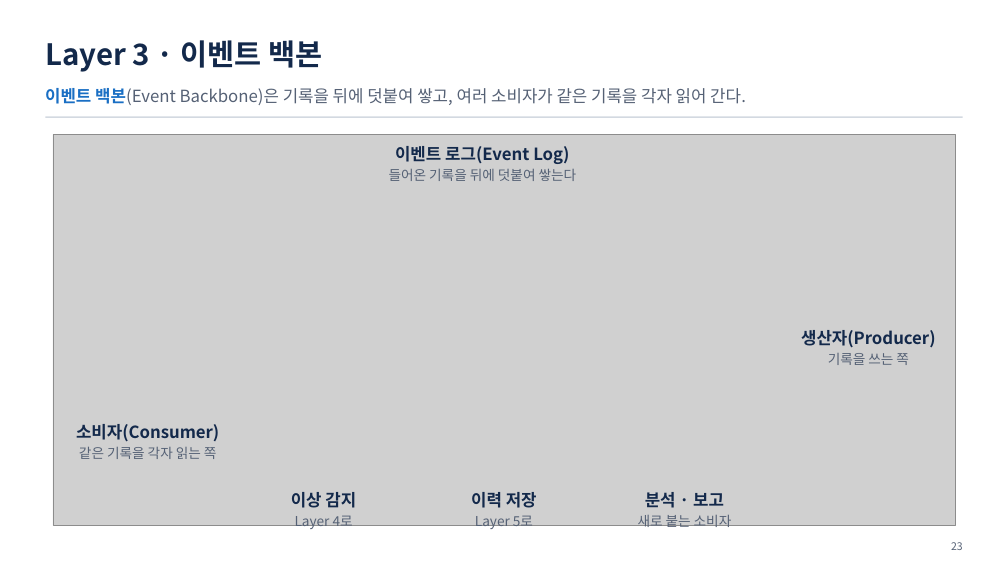
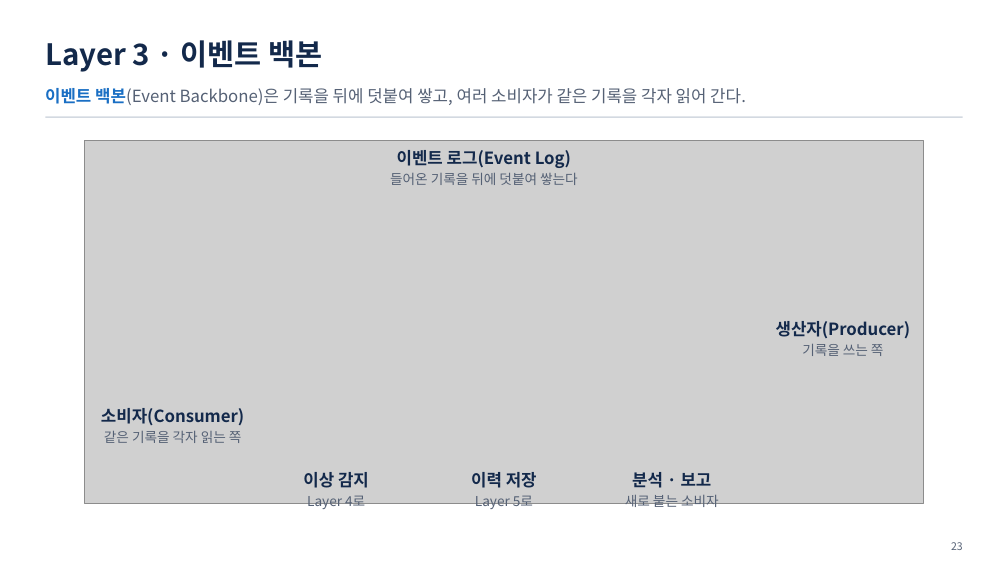
Before and after one commit to uengine-oss/hyd-iot-edu, a slide deck: slide 23 of workspace/강의제작/산출물/실전반/이론_오프라인/01회차/실전반_오프라인_01회차.pptx. Drawn at 1008x567 pixels with LibreOffice and Linux fonts; fonts in the diff are those of the drawing; grey boxes stand for pictures. Boxes give left, top, right and bottom in pixels: in the first picture for what was removed or moved away, otherwise in the second. Text is boxed around its words. In the diff, an @@ line names an element or a change of style, - is before the commit and + after.

```diff
--- a/workspace/강의제작/산출물/실전반/이론_오프라인/01회차/실전반_오프라인_01회차.pptx
+++ b/workspace/강의제작/산출물/실전반/이론_오프라인/01회차/실전반_오프라인_01회차.pptx
@@ picture: place and size @@
-picture at (53,135,955,526)
+picture at (85,140,924,504)
@@ text "이벤트 로그(Event Log)": place and size @@
-text "이벤트 로그(Event Log)" at (389,146,577,181)
+text "이벤트 로그(Event Log)" at (390,150,578,185)
@@ text "생산자(Producer)": place and size @@
-text "생산자(Producer)" at (801,330,935,365)
+text "생산자(Producer)" at (776,321,910,356)
@@ text "소비자(Consumer)": place and size @@
-text "소비자(Consumer)" at (76,424,219,459)
+text "소비자(Consumer)" at (101,408,244,443)
@@ text "이상 감지": place and size @@
-text "이상 감지" at (291,492,356,531)
+text "이상 감지" at (303,472,369,510)
@@ text "이력 저장": place and size @@
-text "이력 저장" at (471,492,537,531)
+text "이력 저장" at (471,472,537,510)
@@ text "분석 · 보고": place and size @@
-text "분석 · 보고" at (638,492,732,531)
+text "분석 · 보고" at (625,472,719,510)
```
Also in this commit, not shown: 10 other slides changed, 7 other files.
